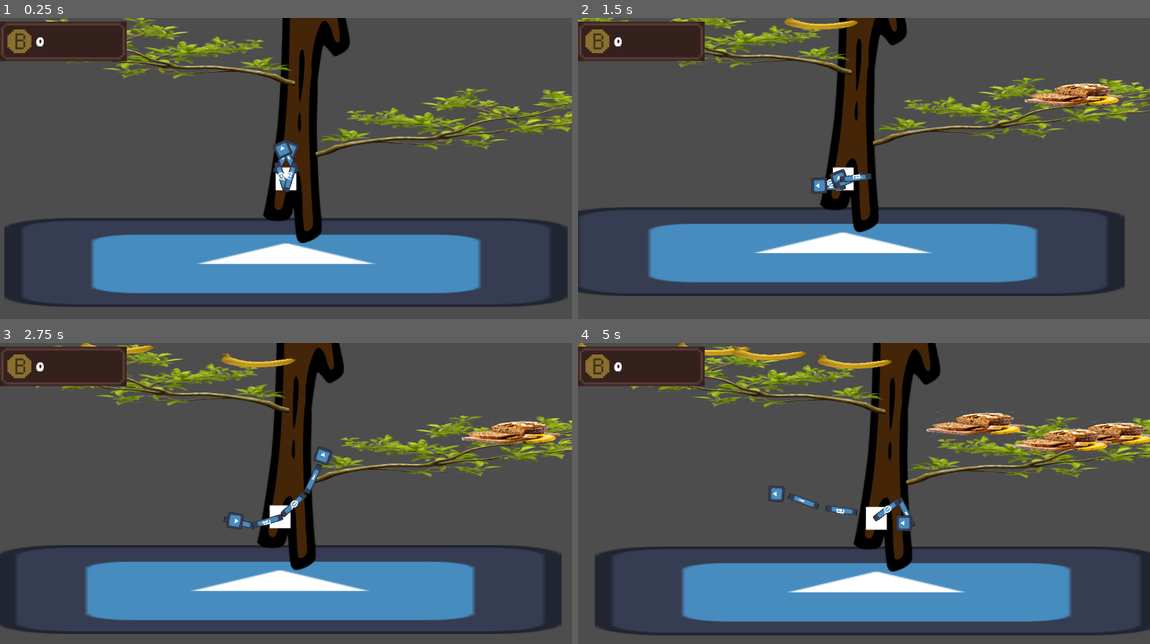
Above: before the commit, frames 1-4 (two rows, left to right).
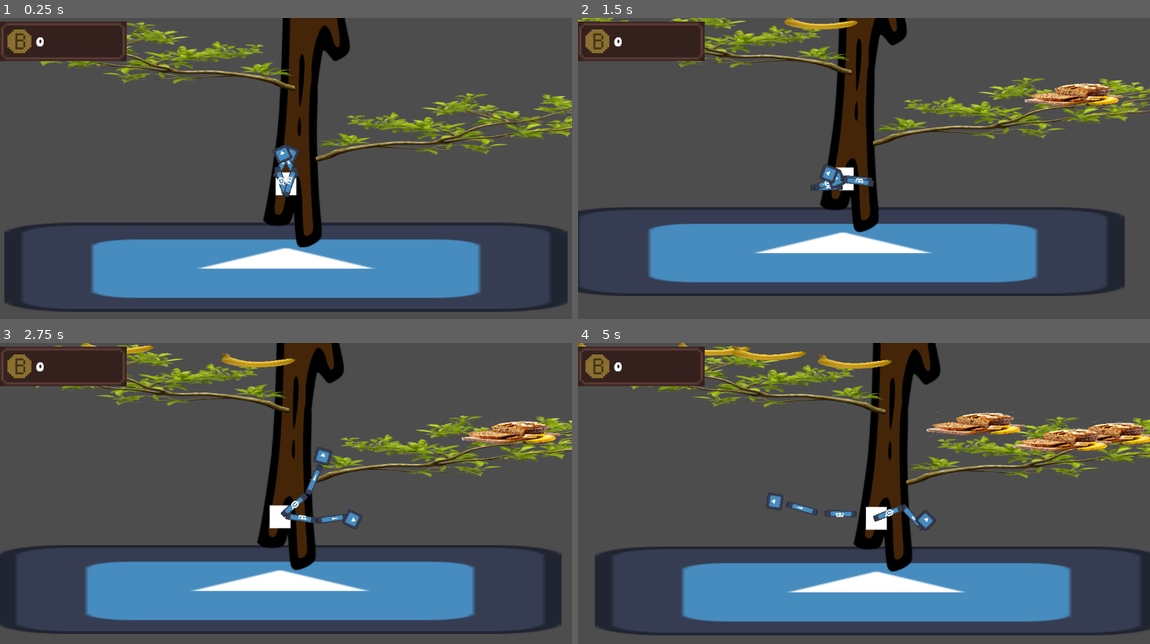
Above: after the commit, the same moments.

Repository: xjalder/banana-bar-bistro
Game: Godot game, scene res://logic/main.tscn
The game is run twice, just before and just after one commit, with the same random seed, the same clock (stepped at 60 frames per second) and the same inputs. The engine's default icon, where the game draws it, is replaced by a stand-in: a white triangle on a blue panel in a dark square.
Inputs (mouse positions are in pixels of both pictures, inside the frame that each line leads up to):
- Up to frame 1 (0.25 s): no input
- Up to frame 2 (1.5 s): move the mouse to (989, 162) at 0.52 s; hold E (right_arm) 0.53-1.28 s; hold F (interact, bound only after the commit) 0.53-1.28 s; move the mouse to (749, 195) at 1.27 s; hold Q (left_arm) from 1.28 s (still down); tap S (crouch) at 1.35 s
- Up to frame 3 (2.75 s): tap F (interact, bound only after the commit) at 1.55 s; move the mouse to (343, 433) at 2.02 s; release Q (left_arm) at 2.03 s; hold E (right_arm) from 2.03 s (still down); hold F (interact, bound only after the commit) from 2.03 s (still down); tap M (spawn_monkey) at 2.1 s
- Up to frame 4 (5 s): move the mouse to (835, 568) at 2.77 s; release F (interact, bound only after the commit) at 2.78 s; tap F (interact, bound only after the commit) at 2.85, 4.55 s; move the mouse to (1035, 550) at 3.52 s; release E (right_arm) at 3.53 s; hold F (interact, bound only after the commit) 3.53-4.28 s; hold Q (left_arm) from 3.53 s (still down); move the mouse to (692, 454) at 4.27 s; tap S (crouch) at 4.35 s

The runs differ from the first frame. In frame 1, 15% of the frame differs, in the area x 0-100%, y 0-98%; in frame 2, 0.6%; in frame 3, 0.7%; in frame 4, 0.9%.

Commit message:
Implemented food collection

Diff:
--- a/logic/enums.gd
+++ b/logic/enums.gd
@@ -5,3 +5,9 @@
 enum Growables {None, Banana, Bread, Ice, Milk}
 
 enum Order {BANANA, BANANA_BREAD, BANANA_SMOOTHIE}
+
+enum Holdables {BANANA, BANANA_BREAD, BANANA_SMOOTHIE, BREAD, ICE, MILK, NONE}
+
+var OrderCost :Dictionary[Order, int] = {
+	Order.BANANA : 50, Order.BANANA_BREAD : 90, Order.BANANA_SMOOTHIE : 120
+	}
--- /dev/null
+++ b/logic/player_manager.gd
@@ -0,0 +1,4 @@
+extends Area2D
+
+var left_hand_holding : Enums.Holdables = Enums.Holdables.NONE
+var right_hand_holding : Enums.Holdables = Enums.Holdables.NONE
--- a/map/branch.tscn
+++ b/map/branch.tscn
@@ -3,8 +3,11 @@
 [ext_resource type="Script" uid="uid://ddy2f7g3os7wd" path="res://player/swingable.gd" id="1_s26d4"]
 [ext_resource type="Texture2D" uid="uid://bk0lceil3gipo" path="res://assets/tree-branch-isolated-on-transparent-background_png.png.png" id="2_oyam4"]
 [ext_resource type="Script" uid="uid://1ga77stsguuq" path="res://map/spawner.gd" id="3_oyam4"]
+[ext_resource type="Script" uid="uid://dcybawuouq3h8" path="res://map/collect_area.gd" id="4_prnlj"]
 
 [sub_resource type="RectangleShape2D" id="RectangleShape2D_1yi38"]
+
+[sub_resource type="RectangleShape2D" id="RectangleShape2D_oyam4"]
 
 [node name="Branch" type="Node2D" unique_id=908753985 node_paths=PackedStringArray("branch_sprite")]
 script = ExtResource("3_oyam4")
@@ -24,3 +27,12 @@
 [node name="CollisionShape2D" type="CollisionShape2D" parent="Swingable" unique_id=291628030]
 scale = Vector2(20.160002, 9.080001)
 shape = SubResource("RectangleShape2D_1yi38")
+
+[node name="CollectArea" type="Area2D" parent="." unique_id=614990516]
+collision_layer = 0
+collision_mask = 4
+script = ExtResource("4_prnlj")
+
+[node name="CollisionShape2D" type="CollisionShape2D" parent="CollectArea" unique_id=2063405701]
+scale = Vector2(23.32, 11.92)
+shape = SubResource("RectangleShape2D_oyam4")
--- /dev/null
+++ b/map/collect_area.gd
@@ -0,0 +1,65 @@
+class_name CollectArea extends Area2D
+
+var growable : Enums.Growables = Enums.Growables.None
+var texture : Texture
+var hands : Array[Hand]
+
+signal fruit_taken
+
+func _ready() -> void:
+	body_entered.connect(body_enter)
+	body_exited.connect(body_exit)
+
+func body_enter(body : Node) -> void:
+	if body is Hand:
+		hands.append(body)
+
+func body_exit(body : Node) -> void:
+	if body is Hand:
+		hands.erase(body)
+
+func _get_holdable_from_growable() -> Enums.Holdables:
+	match growable:
+		Enums.Growables.Banana: return Enums.Holdables.BANANA
+		Enums.Growables.Milk: return Enums.Holdables.MILK
+		Enums.Growables.Ice: return Enums.Holdables.ICE
+		Enums.Growables.Bread: return Enums.Holdables.BREAD
+	return Enums.Holdables.NONE
+
+func _input(event: InputEvent) -> void:
+	if hands.is_empty() or get_parent().num_fruits <= 0 or !_has_empty_hand():
+		return
+
+	if event.is_action_pressed("interact"):
+		var fruit_sprite := Sprite2D.new()
+		fruit_sprite.texture = texture
+		fruit_sprite.scale *= 0.05
+		var hand = _get_valid_hand()
+		hand.add_child(fruit_sprite)
+		if hand.arm_action == "left_arm":
+			PlayerManager.left_hand_holding = _get_holdable_from_growable()
+		elif hand.arm_action == "right_arm":
+			PlayerManager.right_hand_holding = _get_holdable_from_growable()
+		fruit_taken.emit()
+
+func _has_empty_hand() -> bool:
+	for hand in hands:
+		if hand.arm_action == "left_arm" and PlayerManager.left_hand_holding == Enums.Holdables.NONE \
+			or hand.arm_action == "right_arm" and PlayerManager.right_hand_holding == Enums.Holdables.NONE:
+			return true
+	return false
+
+func _get_valid_hand() -> Hand:
+	var valid_hand = hands.get(0)
+	if valid_hand.arm_action == "left_arm" and PlayerManager.left_hand_holding == Enums.Holdables.NONE:
+		return valid_hand
+	elif valid_hand.arm_action == "right_arm" and PlayerManager.right_hand_holding == Enums.Holdables.NONE:
+		return valid_hand
+
+	for hand in hands:
+		if hand.arm_action == "left_arm" and PlayerManager.left_hand_holding == Enums.Holdables.NONE:
+			return hand
+		elif hand.arm_action == "right_arm" and PlayerManager.right_hand_holding == Enums.Holdables.NONE:
+			return hand
+
+	return null
--- a/map/platform.tscn
+++ b/map/platform.tscn
@@ -2,12 +2,16 @@
 
 [ext_resource type="Script" uid="uid://du5rulgaa3yxn" path="res://map/platform.gd" id="1_wflxl"]
 [ext_resource type="Texture2D" uid="uid://ckv1pi02dc8o8" path="res://assets/pngegg.png" id="2_wflxl"]
+[ext_resource type="Script" uid="uid://ddy2f7g3os7wd" path="res://player/swingable.gd" id="3_e0dfi"]
 
 [sub_resource type="RectangleShape2D" id="RectangleShape2D_1cmj6"]
 size = Vector2(20.946732, 29.903465)
 
 [sub_resource type="RectangleShape2D" id="RectangleShape2D_67hre"]
 size = Vector2(112.54291, 118.417725)
+
+[sub_resource type="RectangleShape2D" id="RectangleShape2D_x818u"]
+size = Vector2(118.74794, 168.65555)
 
 [node name="Platform" type="Area2D" unique_id=626660404]
 scale = Vector2(-8.2190895, 0.55734897)
@@ -32,3 +36,13 @@
 position = Vector2(-0.060833067, 3.58844)
 scale = Vector2(0.99999976, 1)
 shape = SubResource("RectangleShape2D_67hre")
+
+[node name="Swingable" type="Area2D" parent="." unique_id=221378467]
+collision_layer = 8
+collision_mask = 4
+script = ExtResource("3_e0dfi")
+
+[node name="CollisionShape2D" type="CollisionShape2D" parent="Swingable" unique_id=1453504885]
+position = Vector2(0.24333407, 5.382624)
+scale = Vector2(0.9999998, 1)
+shape = SubResource("RectangleShape2D_x818u")
--- a/map/spawner.gd
+++ b/map/spawner.gd
@@ -4,6 +4,8 @@
 @export var branch_sprite : Sprite2D
 @export var capacity : int
 @export var regrow_speed : int
+
+@onready var collect : CollectArea = $CollectArea
 
 var regrow_timer : Timer
 var texture : Texture
@@ -23,6 +25,8 @@
 		return
 
 	texture = growable_textures.get(growable)
+	collect.growable = growable
+	collect.texture = texture
 
 	var full := branch_sprite.get_rect()
 	var margin := 30.0
@@ -51,6 +55,7 @@
 	add_child(regrow_timer)
 
 	regrow_timer.start()
+	collect.fruit_taken.connect(remove_fruit)
 
 func _regrow() -> void:
 	var box: Rect2 = bound_blocks[current_block]
@@ -68,3 +73,13 @@
 	num_fruits += 1
 	if num_fruits >= capacity:
 		regrow_timer.stop()
+
+func remove_fruit() -> void:
+	if num_fruits == 0:
+		return
+
+	for child in get_children():
+		if child is Sprite2D:
+			child.queue_free()
+			num_fruits -= 1
+			return
--- a/player/player.tscn
+++ b/player/player.tscn
@@ -42,6 +42,7 @@
 
 [node name="Camera2D" type="Camera2D" parent="Body" unique_id=1238034262]
 zoom = Vector2(0.5, 0.5)
+position_smoothing_enabled = true
 script = ExtResource("2_g1dw6")
 
 [node name="CanvasLayer" type="CanvasLayer" parent="Body/Camera2D" unique_id=976656624]
--- a/project.godot
+++ b/project.godot
@@ -20,6 +20,7 @@
 Enums="*uid://b5g650wikhmma"
 SignalBus="*uid://bhq51dwmcoap8"
 GameManager="*res://logic/game_manager.gd"
+PlayerManager="*uid://v0a7pysx8ijb"
 
 [dotnet]
 
@@ -72,6 +73,11 @@
 "events": [Object(InputEventKey,"resource_local_to_scene":false,"resource_name":"","device":0,"window_id":0,"alt_presse …(189 unchanged characters)…
 ]
 }
+interact={
+"deadzone": 0.2,
+"events": [Object(InputEventKey,"resource_local_to_scene":false,"resource_name":"","device":-1,"window_id":0,"alt_pressed":false,"shift_pressed":false,"ctrl_pressed":false,"meta_pressed":false,"pressed":false,"keycode":0,"physical_keycode":70,"key_label":0,"unicode":102,"location":0,"echo":false,"script":null)
+]
+}
 
 [layer_names]
 
Not shown, added: logic/player_manager.gd.uid
Not shown, added: map/collect_area.gd.uid
